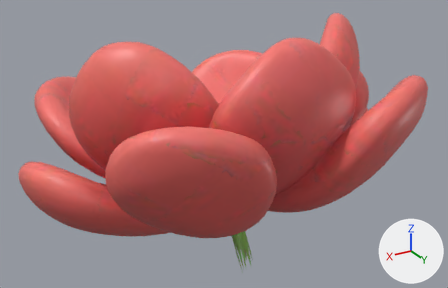
A saved change to the glTF model assets/models/coral_anemone.glb.
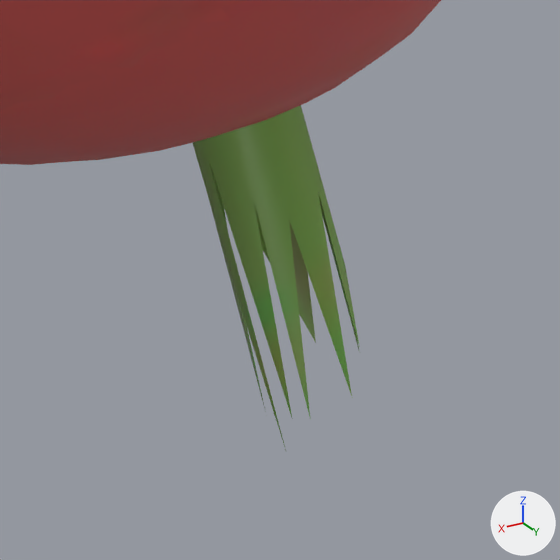
Each version appears first whole from a 50 mm lens placed at (0.593, 1.033, 1.182), pointed at (-0.018, 0.014, 0.672), and next in a close-up on the part from 46% to 62% of the width and 76% to 100% of the height. Every picture has the same lights, and +X, +Y and +Z are marked at lower right. The first two pictures are the older version. Where no turn or scale is listed for an object, it has been applied to the vertices. Vertices at exactly the same position are counted once.
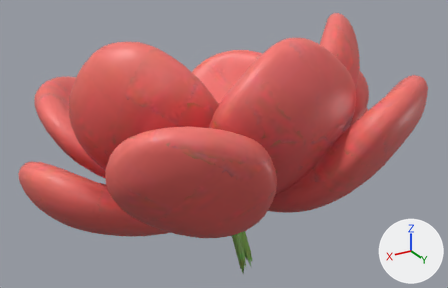
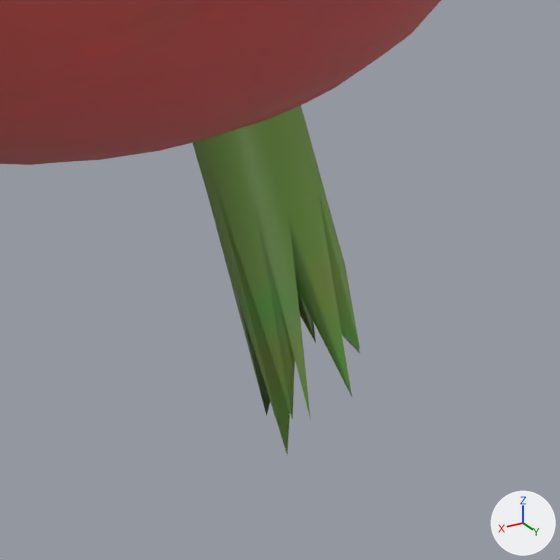
Boxes (x1, y1, x2, y2) around the edits, measured in the close-ups (560 x 560 px):
```json
{"object": "mesh_0", "change": "reshaped", "before": [0, 0, 441, 450], "after": [0, 0, 441, 453]}
{"part": 1, "of": "me_mesh_0", "change": "added", "after": [209, 162, 360, 453], "on screen": "green"}
```

The change, as JSON lines over the scene's bpy script:
```json
{"block": "me_mesh_0", "where": "# used by ob_mesh_0; location = (0.0, 0.0, 0.0)"}
{"op": "remove", "block": "me_mesh_0", "code": "me_mesh_0.from_pydata(...)  # 17992 vertices, 35953 faces; spans x -0.395..0.392, y -0.372..0.358, z 0.439..0.948"}
{"op": "add", "block": "me_mesh_0", "code": "me_mesh_0.from_pydata(...)  # 17993 vertices, 35974 faces; spans x -0.395..0.392, y -0.372..0.358, z 0.439..0.948"}
{"block": "me_mesh_0", "change": "me_mesh_0 part 1"}
{"block": "me_mesh_0", "change": "1 vertex is added at (-0.001, 0.126, 0.472)"}
{"block": "me_mesh_0", "change": "21 new faces join them"}
{"block": "me_mesh_0", "change": "other edits to the shape of me_mesh_0 do not show in these pictures"}
```
